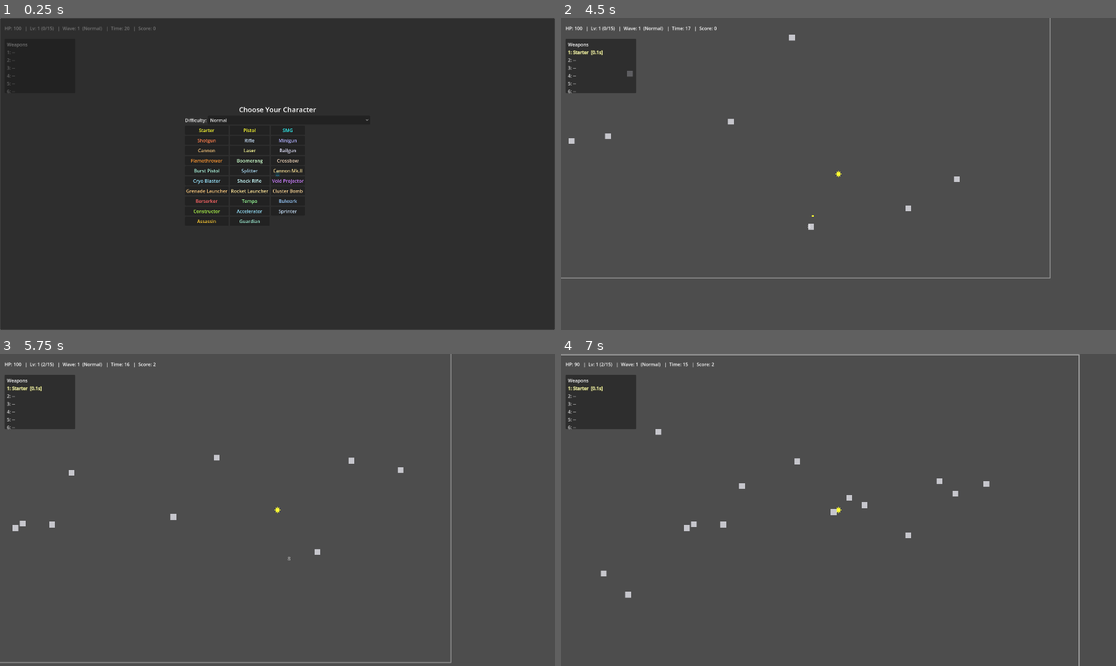
Above: before the commit, frames 1-4 (two rows, left to right).
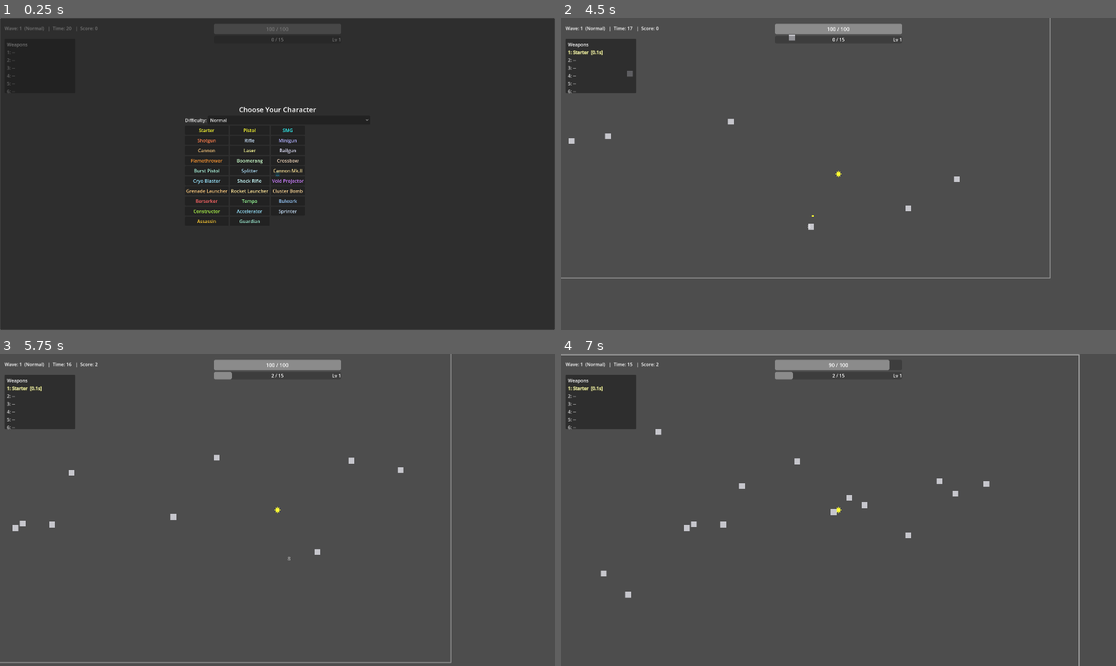
Above: after the commit, the same moments.

Repository: Deitox/Dexcoto
Game: Godot game, scene res://scenes/Main.tscn
The game is run twice, just before and just after one commit, with the same random seed, the same clock (stepped at 60 frames per second) and the same inputs.
Inputs (mouse positions are in pixels of both pictures, inside the frame that each line leads up to):
- Up to frame 1 (0.25 s): no input
- Up to frame 2 (4.5 s): click "Normal" at 0.5 s; click "Normal" at 1.25 s; click "Starter" at 2 s; tap Enter (ui_accept) at 2.75, 3.02, 3.77 s; move the mouse to (960, 158) at 2.77 s; hold Right (ui_right) 2.78-3.53 s; tap Keypad Enter at 2.85, 4.35 s; click (960, 158) at 2.92 s; move the mouse to (727, 189) at 3.52 s; hold Down (ui_down) 3.53-4.28 s; tap Space at 3.6 s; move the mouse to (894, 105) at 4.27 s; hold Right (ui_right) from 4.28 s (still down)
- Up to frame 3 (5.75 s): move the mouse to (249, 572) at 5.02 s; release Right (ui_right) at 5.03 s; hold Up (ui_up) from 5.03 s (still down); tap Space at 5.1 s; click (249, 572) at 5.17 s; tap Enter (ui_accept) at 5.27 s
- Up to frame 4 (7 s): move the mouse to (1005, 556) at 5.77 s; release Up (ui_up) at 5.78 s; hold Left (ui_left) from 5.78 s (still down); tap Keypad Enter at 5.85 s; tap Enter (ui_accept) at 6.02, 6.77 s; move the mouse to (672, 463) at 6.52 s; tap Space at 6.6 s

The runs differ from the first frame. In frame 1, 0.8% of the frame differs, in the area x 0-62%, y 2-8%; in frame 2, 1.0%; in frame 3, 1.1%, in the area x 0-62%, y 1-9%; in frame 4, 1.0%.

Commit message:
HP/XP Bar Tweaks

Diff:
--- a/scenes/Main.tscn
+++ b/scenes/Main.tscn
@@ -32,17 +32,9 @@
 [node name="HBoxContainer" type="HBoxContainer" parent="UI/MarginContainer"]
 layout_mode = 2
 
-[node name="Health" type="Label" parent="UI/MarginContainer/HBoxContainer"]
-layout_mode = 2
-text = "HP: 100"
-
-[node name="Level" type="Label" parent="UI/MarginContainer/HBoxContainer"]
-layout_mode = 2
-text = "  |  Lv: 1 (0/10)"
-
 [node name="Wave" type="Label" parent="UI/MarginContainer/HBoxContainer"]
 layout_mode = 2
-text = "  |  Wave: 1"
+text = "Wave: 1"
 
 [node name="Time" type="Label" parent="UI/MarginContainer/HBoxContainer"]
 layout_mode = 2
@@ -51,6 +43,56 @@
 [node name="Score" type="Label" parent="UI/MarginContainer/HBoxContainer"]
 layout_mode = 2
 text = "  |  Score: 0"
+
+[node name="TopCenter" type="VBoxContainer" parent="UI"]
+anchors_preset = 5
+anchor_left = 0.5
+anchor_right = 0.5
+offset_left = -220.0
+offset_top = 20.0
+offset_right = 220.0
+theme_override_constants/separation = 6
+
+[node name="HPBar" type="ProgressBar" parent="UI/TopCenter"]
+layout_mode = 2
+custom_minimum_size = Vector2(440, 36)
+value = 100.0
+show_percentage = false
+
+[node name="HPLabel" type="Label" parent="UI/TopCenter/HPBar"]
+layout_mode = 2
+anchors_preset = 15
+anchor_right = 1.0
+anchor_bottom = 1.0
+theme_override_font_sizes/font_size = 18
+text = "0 / 0"
+horizontal_alignment = 1
+vertical_alignment = 1
+
+[node name="LevelBar" type="ProgressBar" parent="UI/TopCenter"]
+layout_mode = 2
+custom_minimum_size = Vector2(440, 26)
+show_percentage = false
+
+[node name="XPLabel" type="Label" parent="UI/TopCenter/LevelBar"]
+layout_mode = 2
+anchors_preset = 15
+anchor_right = 1.0
+anchor_bottom = 1.0
+theme_override_font_sizes/font_size = 16
+text = "0 / 0"
+horizontal_alignment = 1
+vertical_alignment = 1
+
+[node name="LevelLabel" type="Label" parent="UI/TopCenter/LevelBar"]
+layout_mode = 2
+anchors_preset = 15
+anchor_right = 1.0
+anchor_bottom = 1.0
+theme_override_font_sizes/font_size = 16
+text = "Lv 1"
+horizontal_alignment = 2
+vertical_alignment = 1
 
 [node name="CenterContainer" type="CenterContainer" parent="UI"]
 anchors_preset = 15
--- a/scripts/main.gd
+++ b/scripts/main.gd
@@ -38,8 +38,11 @@
 @onready var player: Node2D = $Player
 @onready var wave_timer: Timer = $WaveTimer
 @onready var spawn_timer: Timer = $SpawnTimer
-@onready var ui_health: Label = $UI/MarginContainer/HBoxContainer/Health
-@onready var ui_level: Label = $UI/MarginContainer/HBoxContainer/Level
+@onready var ui_hp_bar: ProgressBar = $UI/TopCenter/HPBar
+@onready var ui_xp_bar: ProgressBar = $UI/TopCenter/LevelBar
+@onready var ui_hp_label: Label = $UI/TopCenter/HPBar/HPLabel
+@onready var ui_xp_label: Label = $UI/TopCenter/LevelBar/XPLabel
+@onready var ui_level_label: Label = $UI/TopCenter/LevelBar/LevelLabel
 @onready var ui_wave: Label = $UI/MarginContainer/HBoxContainer/Wave
 @onready var ui_time: Label = $UI/MarginContainer/HBoxContainer/Time
 @onready var ui_score: Label = $UI/MarginContainer/HBoxContainer/Score
@@ -466,18 +469,32 @@
 		player.heal(player.lifesteal_per_kill * kills)
 
 func _update_ui() -> void:
-	if ui_health:
-		ui_health.text = "HP: %d" % player.health
+	if ui_hp_bar:
+		var max_hp = max(1, player.max_health)
+		var hp_value = clamp(player.health, 0, player.max_health)
+		ui_hp_bar.max_value = max_hp
+		ui_hp_bar.value = hp_value
+		ui_hp_bar.tooltip_text = "HP: %d / %d" % [hp_value, max_hp]
+		if ui_hp_label:
+			ui_hp_label.text = "%d / %d" % [hp_value, max_hp]
+	if ui_xp_bar:
+		var need := _xp_for_next_level(level)
+		var max_need = max(1, need)
+		var shown_xp = clamp(xp, 0, max_need)
+		ui_xp_bar.max_value = max_need
+		ui_xp_bar.value = min(shown_xp, ui_xp_bar.max_value)
+		ui_xp_bar.tooltip_text = "XP: %d / %d   Lv %d" % [xp, need, level]
+		if ui_xp_label:
+			ui_xp_label.text = "%d / %d" % [shown_xp, need]
+		if ui_level_label:
+			ui_level_label.text = "Lv %d" % level
 	if ui_wave:
 		var diff_label := String(difficulty)
-		ui_wave.text = "  |  Wave: %d  (%s)" % [wave, diff_label]
+		ui_wave.text = "Wave: %d  (%s)" % [wave, diff_label]
 	if ui_time:
 		ui_time.text = "  |  Time: %d" % int(max(0.0, wave_time - elapsed))
 	if ui_score:
 		ui_score.text = "  |  Score: %d" % score
-	if ui_level:
-		var need := _xp_for_next_level(level)
-		ui_level.text = "  |  Lv: %d (%d/%d)" % [level, xp, need]
 	_update_weapons_hud()
 
 func _update_weapons_hud() -> void:
